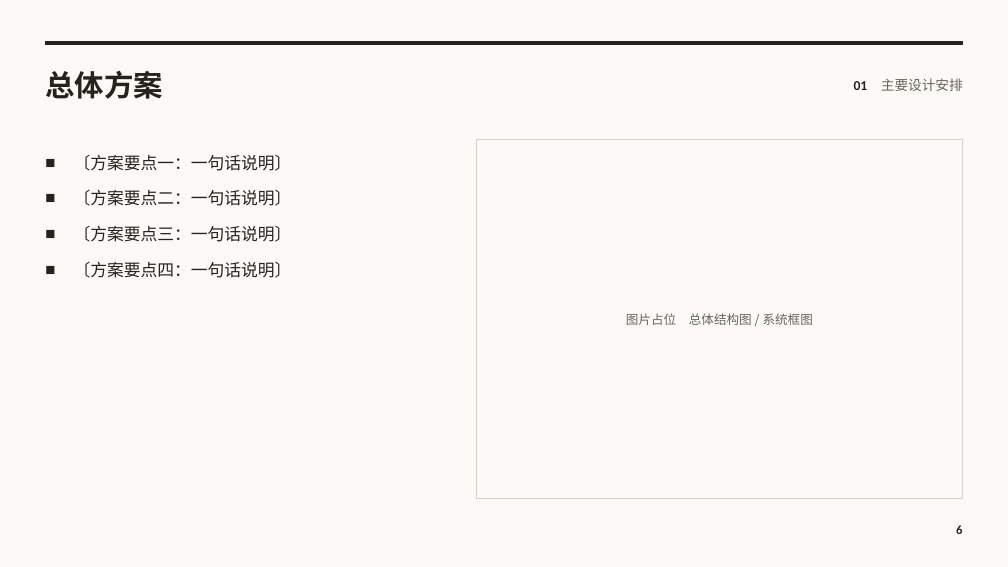
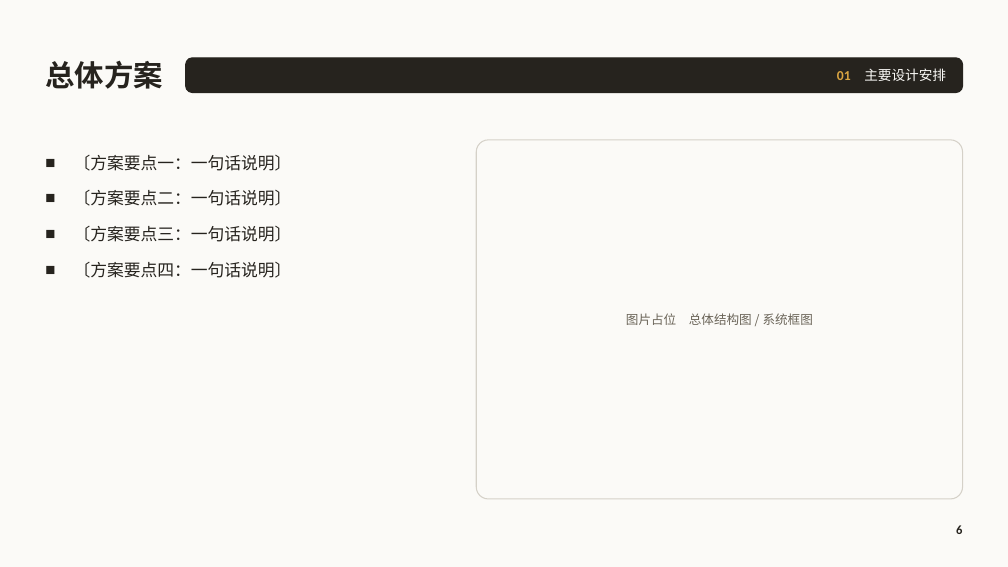
Before and after one commit to cyx3705/0000-000-Template, a slide deck: slide 6 of Unused/b-Office/项目报告.pptx. Drawn at 1008x567 pixels with LibreOffice and Linux fonts; fonts in the diff are those of the drawing; background and template pictures are left out. Boxes give left, top, right and bottom in pixels: in the first picture for what was removed or moved away, otherwise in the second. Text is boxed around its words. In the diff, an @@ line names an element or a change of style, - is before the commit and + after.

```diff
--- a/Unused/b-Office/项目报告.pptx
+++ b/Unused/b-Office/项目报告.pptx
@@ text "总体方案": place and size @@
-text "总体方案" at (45,70,162,99)
+text "总体方案" at (45,60,162,89)
@@ rectangle removed at (45,42,963,45) @@
@@ text "01 主要设计安排": place and size @@
-text "01 主要设计安排" at (854,78,963,91)
+text "01 主要设计安排" at (837,68,946,81)
@@ text "01 主要设计安排" at (837,68,946,81): text colour #26231E to #D9A441 in "01"; text colour #6A6458 to #FBFAF7 in "主要设计安排" @@
@@ rounded rectangle added at (186,58,963,93), fill #26231E, outline #26231E 1 pt @@
@@ rounded rectangle at (476,140,963,499): rectangle to rounded rectangle @@
```
Also in this commit, not shown: 16 other slides changed, 2 other files.
